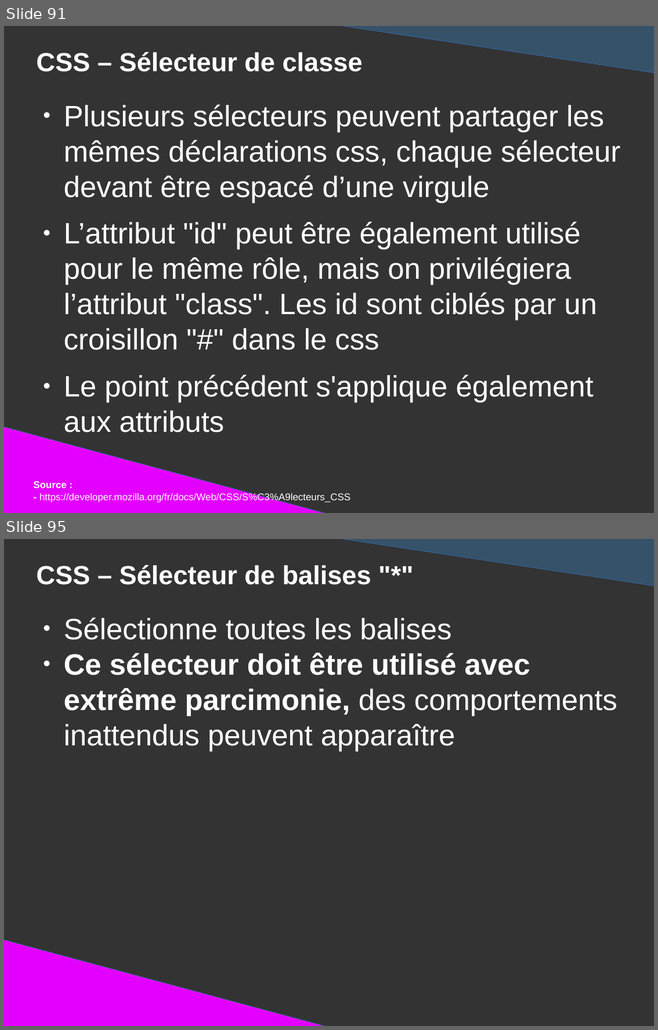
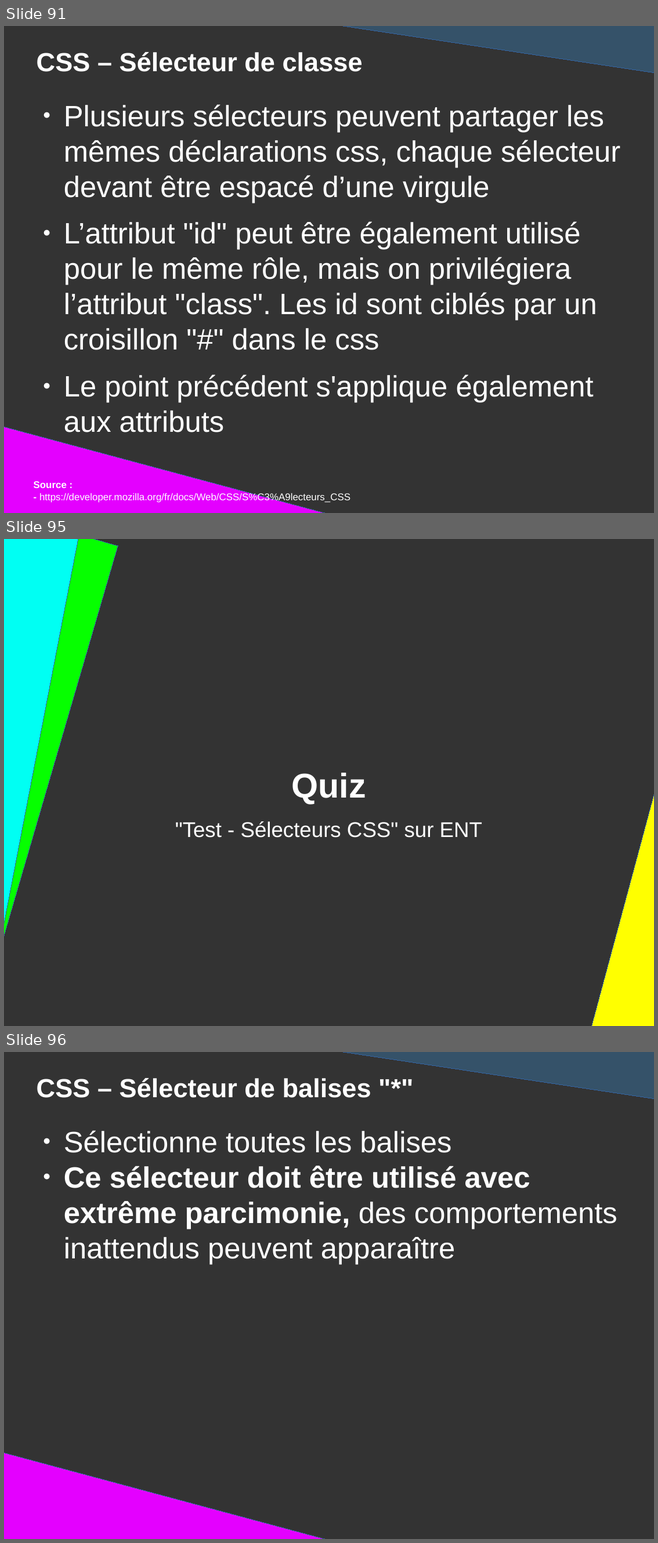
Before and after one commit to DanYellow/presentations, a slide deck: mmi/html/travaux-pratiques/numero-1/presentation.odp. Shown one above the other, each under a label of ours: slides 91 and 95 before the commit, slides 91, 95 and 96 after it; the slides between them are not shown. The pictures are 658x1030 and 658x1543 pixels, drawn with LibreOffice and Linux fonts; fonts in the diff are those of the drawing. Boxes give left, top, right and bottom in pixels: in the first picture for what was removed or moved away, otherwise in the second. Text is boxed around its words. In the diff, an @@ line names an element or a change of style, - is before the commit and + after.

```diff
--- a/mmi/html/travaux-pratiques/numero-1/presentation.odp
+++ b/mmi/html/travaux-pratiques/numero-1/presentation.odp
@@ slide 95 added at bbox=[4, 539, 654, 1026], background #333333 @@
@@ rectangle added at bbox=[4, 539, 118, 941], fill #06FF00, outline #3465A4 0 pt @@
@@ rectangle added at bbox=[4, 539, 81, 940], fill #00FFF3, outline #3465A4 0 pt @@
@@ right triangle added at bbox=[586, 711, 654, 1026], fill #FFFF00, outline #3465A4 0 pt @@
@@ title added at bbox=[292, 773, 366, 804], 42 pt, text #FFFFFF, bold @@
+Quiz
@@ title added at bbox=[175, 821, 482, 838], 26 pt, text #FFFFFF @@
+"Test - Sélecteurs CSS" sur ENT
@@ what was slide 95 is now slide 96 @@
```
Also in this commit, not shown: 42 slides changed, 1 other slide added, 1 slide removed, 5 other files.
